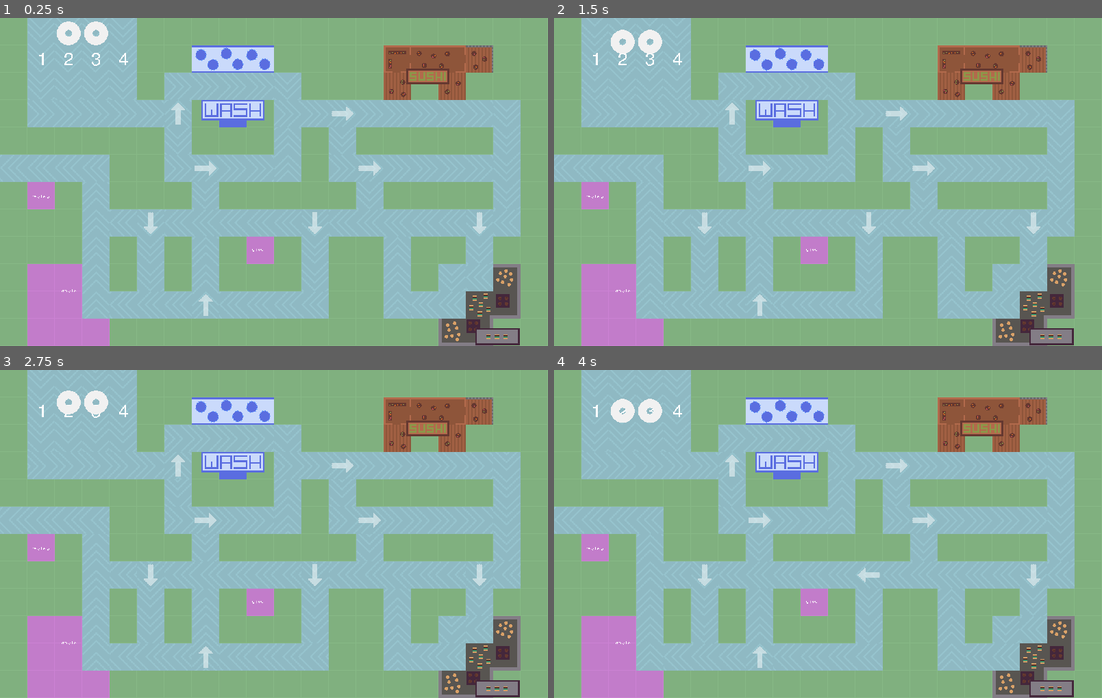
Above: before the commit, frames 1-4 (two rows, left to right).
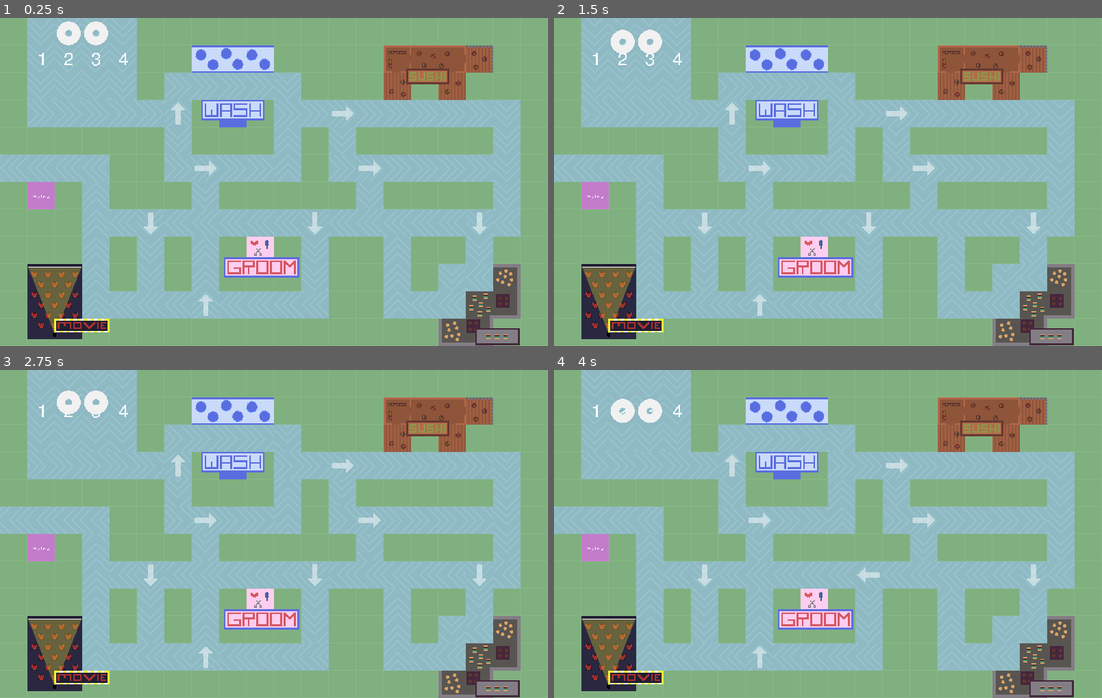
Above: after the commit, the same moments.

Repository: strawstack/CatCascade
Game: Godot game, scene res://main.tscn
Two runs of this game, one before a commit and one after it. Both use one fixed random seed, a clock stepped at 60 frames per second and the inputs below.
Inputs:
- Up to frame 1 (0.25 s): no input
- Up to frame 2 (1.5 s): tap 1 (1) at 0.6 s; tap 2 (2) at 0.8, 1.35 s
- Up to frame 3 (2.75 s): tap 3 (3) at 1.55, 2.1 s; tap 4 (4) at 2.3 s
- Up to frame 4 (4 s): tap 4 (4) at 2.85 s; tap A (a) at 3.05, 3.6 s; tap D (d) at 3.8 s

The runs differ from the first frame. In frame 1, 4.1% of the frame differs, in the area x 5-55%, y 66-100%; in frame 2, 4.1%; in frame 3, 4.1%; in frame 4, 4.1%.

Commit message:
Add more shops

Diff:
--- a/LudumDare53/main.tscn
+++ b/LudumDare53/main.tscn
@@ -179,7 +179,7 @@
 modulate = Color( 0.803922, 0.513726, 0.835294, 1 )
 tile_set = SubResource( 4 )
 format = 1
-tile_data = PoolIntArray( 65543, 0, 0, 65544, 0, 0, 65545, 0 …(74 unchanged characters)… 088, 0, 0, 196616, 0, 0, 393217, 0, 0, 524297, 0, 0, 589825, 0, 0, 589826, 0, 0, 589842, 0, 0, 655361, 0, 0, 655362, 0, 0, 655377, 0, 0, 655378, 0, 0, 720897, 0, 0, 720898, 0, 0, 720899, 0, 0, 720912, 0, 0, 720913, 0, 0 )
+tile_data = PoolIntArray( 65543, 0, 0, 65544, 0, 0, 65545, 0 …(74 unchanged characters)… 088, 0, 0, 196616, 0, 0, 393217, 0, 0, 589825, 0, 0, 589826, 0, 0, 589842, 0, 0, 655361, 0, 0, 655362, 0, 0, 655377, 0, 0, 655378, 0, 0, 720912, 0, 0, 720913, 0, 0 )
 
 [node name="Switch" type="TileMap" parent="."]
 visible = false
@@ -191,11 +191,11 @@
 [node name="shops" type="Node2D" parent="."]
 
 [node name="groom" type="Sprite" parent="shops"]
-position = Vector2( 606.126, 543.058 )
+position = Vector2( 608, 544 )
 texture = ExtResource( 24 )
 
 [node name="movie" type="Sprite" parent="shops"]
-position = Vector2( 160.676, 639.275 )
+position = Vector2( 160, 672 )
 texture = ExtResource( 27 )
 
 [node name="wash" type="Sprite" parent="shops"]
Binary file changed: LudumDare53/img/places/groom.png
Binary file changed: LudumDare53/img/places/movie.png
Not shown, added: aseprite_source/groom.aseprite
Not shown, added: aseprite_source/movie.aseprite
